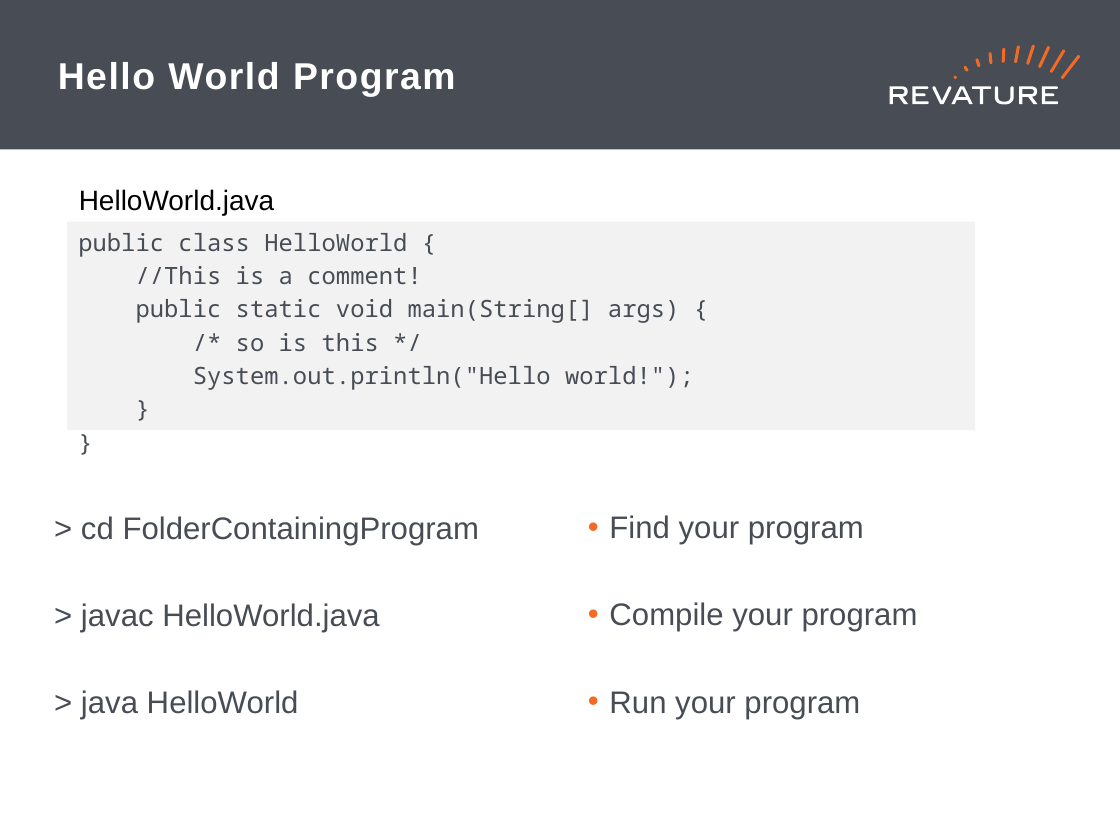
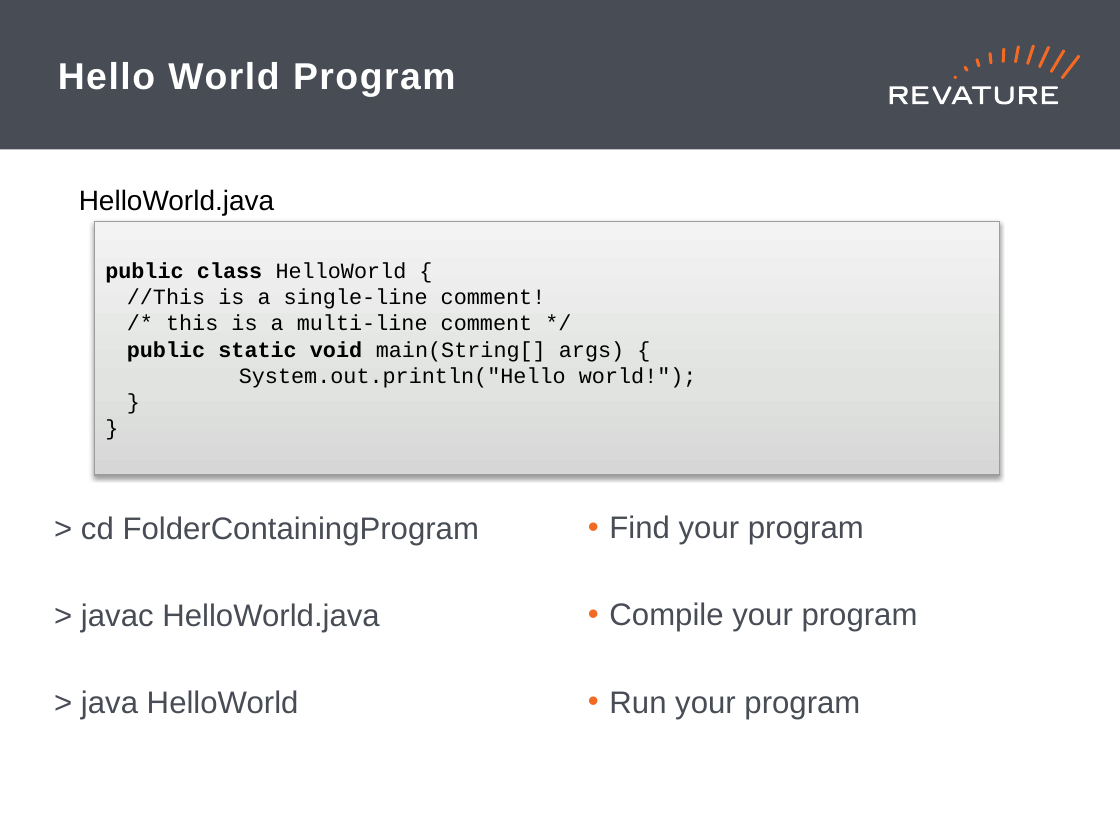
Before and after one commit to jhigherevature/8302021_RAP, a slide deck: slide 11 of powerpoints/Day_2.pptx (slide 9 before the commit). Drawn at 1120x840 pixels with LibreOffice and Linux fonts; fonts in the diff are those of the drawing. Boxes give left, top, right and bottom in pixels: in the first picture for what was removed or moved away, otherwise in the second. Text is boxed around its words. In the diff, an @@ line names an element or a change of style, - is before the commit and + after.

```diff
--- a/powerpoints/Day_2.pptx
+++ b/powerpoints/Day_2.pptx
@@ rectangle "public class HelloWorld {": place and size @@
-rectangle "public class HelloWorld {" at (67,222,976,430)
+rectangle "public class HelloWorld {" at (94,222,999,475)
@@ rectangle "public class HelloWorld {" at (94,222,999,475): vertical alignment top to middle; text to rectangle; fill #F2F2F2 to gradient #D6D7D6 to #E2E2E2 to #F4F4F4; outline none to #9C9D9C 0.75 pt; shadow on @@
@@ text in rectangle at (105,263,697,388): size 15.3 to 14 pt, font Noto Sans Mono to Courier New, text colour #474C55 to #000000 in "public class HelloWorld {", "public static void main(String[] args) {", "System.out.println("Hello world!");", "}" and 1 more places; bold on in "public class", "public static void"; less space between paragraphs @@
@@ text in rectangle at (127,289,546,331): text changed; size 15.3 to 14 pt; font Noto Sans Mono to Courier New; text colour #474C55 to #000000 @@
-//This is a comment!
+//This is a single-line comment!
+/* this is a multi-line comment */
@@ text in rectangle at (236,333,379,351): paragraph removed @@
-/* so is this */
```
Also in this commit, not shown: 2 other slides changed, 12 slides added, 7 slides removed, 2 other files.
